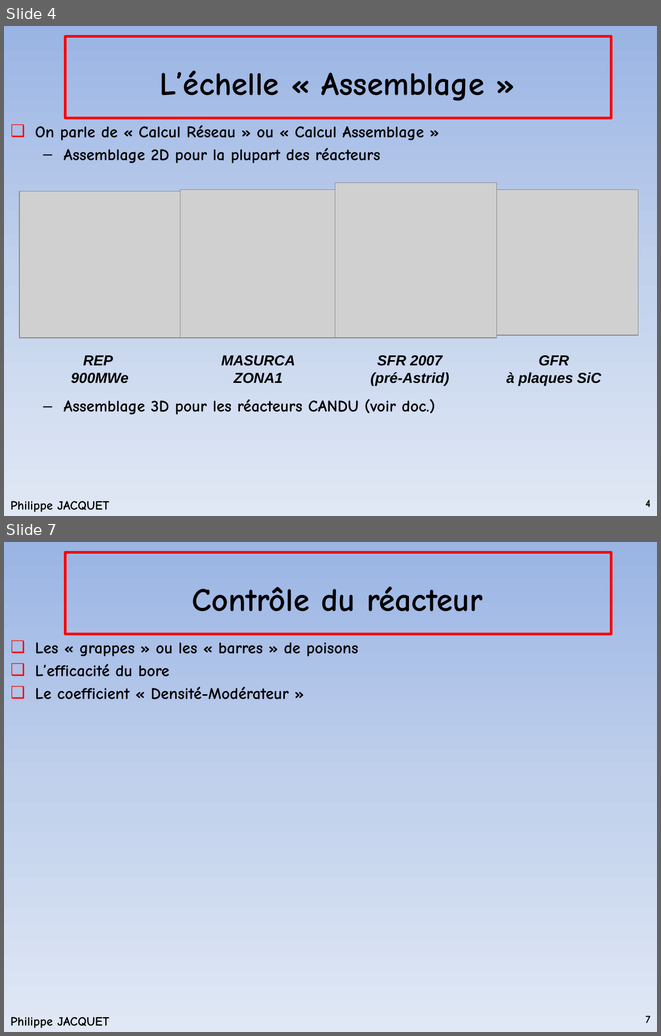
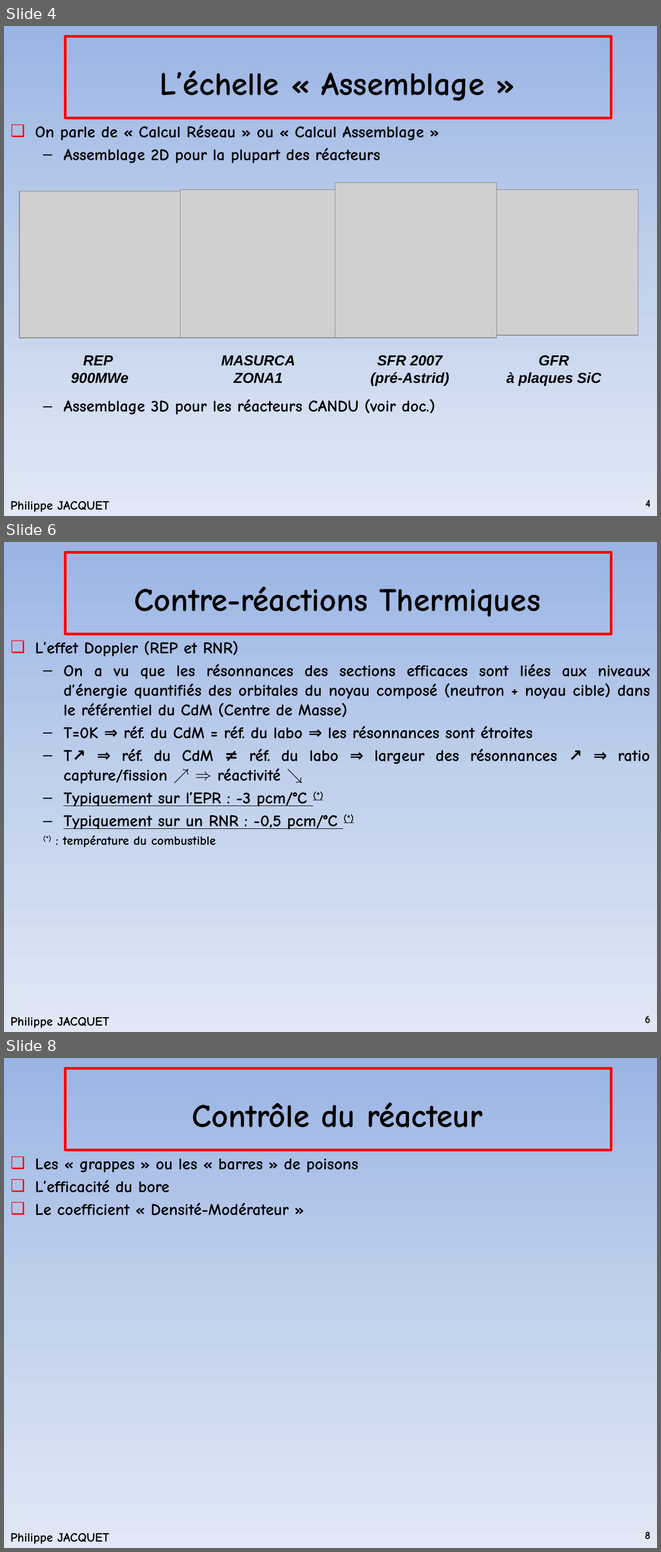
Before and after one commit to phjacquet/physor-smr-cnam, a slide deck: Cours2.pptx. Shown one above the other, each under a label of ours: slides 4 and 7 before the commit, slides 4, 6 and 8 after it; the slides between them are not shown. The pictures are 661x1036 and 661x1552 pixels, drawn with LibreOffice and Linux fonts; fonts in the diff are those of the drawing; grey boxes stand for pictures; background and template pictures are left out. Boxes give left, top, right and bottom in pixels: in the first picture for what was removed or moved away, otherwise in the second. Text is boxed around its words. In the diff, an @@ line names an element or a change of style, - is before the commit and + after.

```diff
--- a/Cours2.pptx
+++ b/Cours2.pptx
@@ slide 6 added at [4,542,657,1032], background gradient #9AB5E4 to #C2D1ED to #E1E8F5; not listed: 2 template elements that a slide beside it also shows @@
@@ title added at [134,587,541,617], 36 pt, text #000000, bold @@
+Contre-réactions Thermiques
@@ text added at [35,641,650,847], 18 pt, text #000000, bold @@
+❑ L’effet Doppler (REP et RNR)
+  – On a vu que les résonnances des sections efficaces sont liées aux niveaux d’énergie quantifiés des orbitales du noyau composé (neutron + noyau cible) dans le référentiel du CdM (Centre de Masse)
+  – T=0K ⇒ réf. du CdM = réf. du labo ⇒ les résonnances sont étroites
+  – T↗ ⇒ réf. du CdM ≠ réf. du labo ⇒ largeur des résonnances ↗ ⇒ ratio capture/fission ↗ ⇒ réactivité ↘
+  – Typiquement sur l’EPR : -3 pcm/°C (*)
+  – Typiquement sur un RNR : -0,5 pcm/°C (*)
+  (*) : température du combustible
@@ page number added at [645,1015,651,1023], 12 pt, text #000000, bold @@
+6
@@ what was slide 7 is now slide 8 @@
@@ page number at [645,1531,651,1539]: text changed @@
-7
+8
```
Also in this commit, not shown: 2 slides changed.
